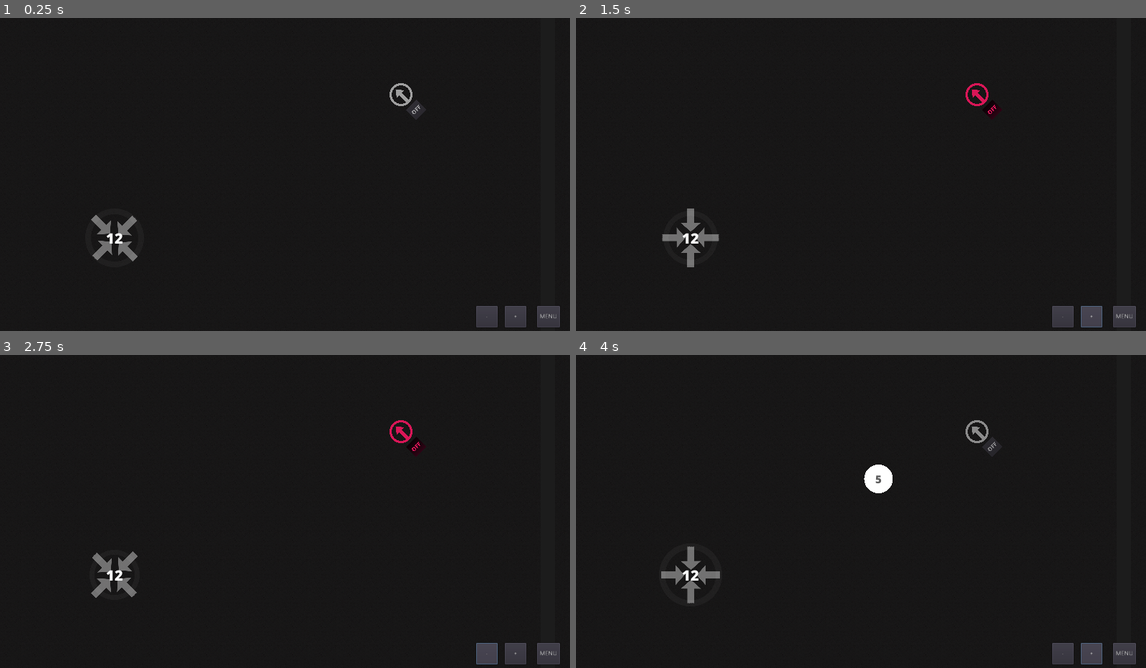
Above: before the commit, frames 1-4 (two rows, left to right).
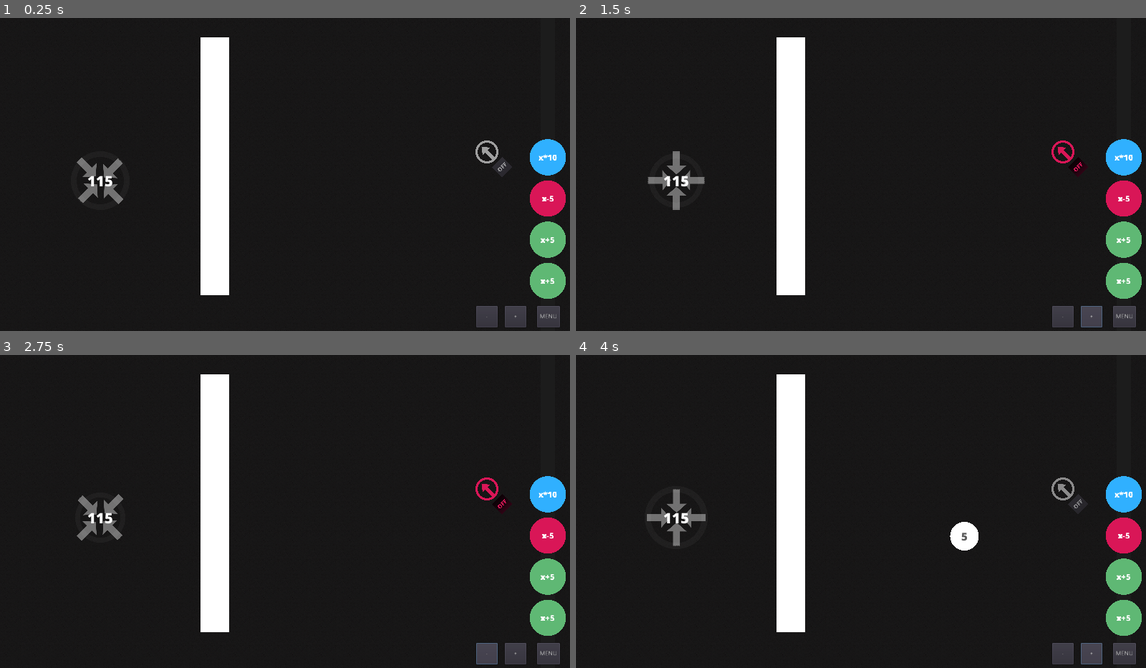
Above: after the commit, the same moments.

Repository: Masonzk/2023TSAVGDSOURCE
Game: Godot game, scene res://Scenes/Levels/9.tscn
Same seed, same stepped clock (60 frames per second), same inputs: the game is played once before the commit and once after it. This scene is started directly instead of the project's main scene.
Inputs:
- Up to frame 1 (0.25 s): no input
- Up to frame 2 (1.5 s): click "OFF" at 0.5 s; click "+" at 1.25 s
- Up to frame 3 (2.75 s): click "-" at 2 s
- Up to frame 4 (4 s): click "OFF" at 2.75 s; click "+" at 3.5 s

The runs differ from the first frame. In frame 1, 7.9% of the frame differs, in the area x 13-100%, y 6-90%; in frame 2, 7.7%; in frame 3, 7.7%; in frame 4, 8.5%, in the area x 12-100%, y 6-90%.

Commit message:
Created Level 9
Missing the passthrough wall, other than that it is complete. There is a regular wall as a placeholder for now.

Diff:
--- a/Scenes/Levels/9.tscn
+++ b/Scenes/Levels/9.tscn
@@ -3,3 +3,23 @@
 [ext_resource path="res://Scenes/Levels/Base.tscn" type="PackedScene" id=1]
 
 [node name="9" instance=ExtResource( 1 )]
+expressions = [ "x+5", "x+5", "x-5", "x*10" ]
+
+[node name="Emitter" parent="." index="0"]
+position = Vector2( 1088, 320 )
+
+[node name="Collector" parent="." index="1"]
+position = Vector2( 224, 384 )
+desired_value = 115.0
+
+[node name="Pass (x+10)" type="StaticBody2D" parent="." index="5"]
+position = Vector2( 448, 448 )
+__meta__ = {
+"_edit_group_": true
+}
+
+[node name="Polygon2D" type="Polygon2D" parent="Pass (x+10)" index="0"]
+polygon = PoolVector2Array( 0, 192, 0, -384, 64, -384, 64, 192 )
+
+[node name="CollisionPolygon2D" type="CollisionPolygon2D" parent="Pass (x+10)" index="1"]
+polygon = PoolVector2Array( 0, 192, 64, 192, 64, -384, 0, -384 )
